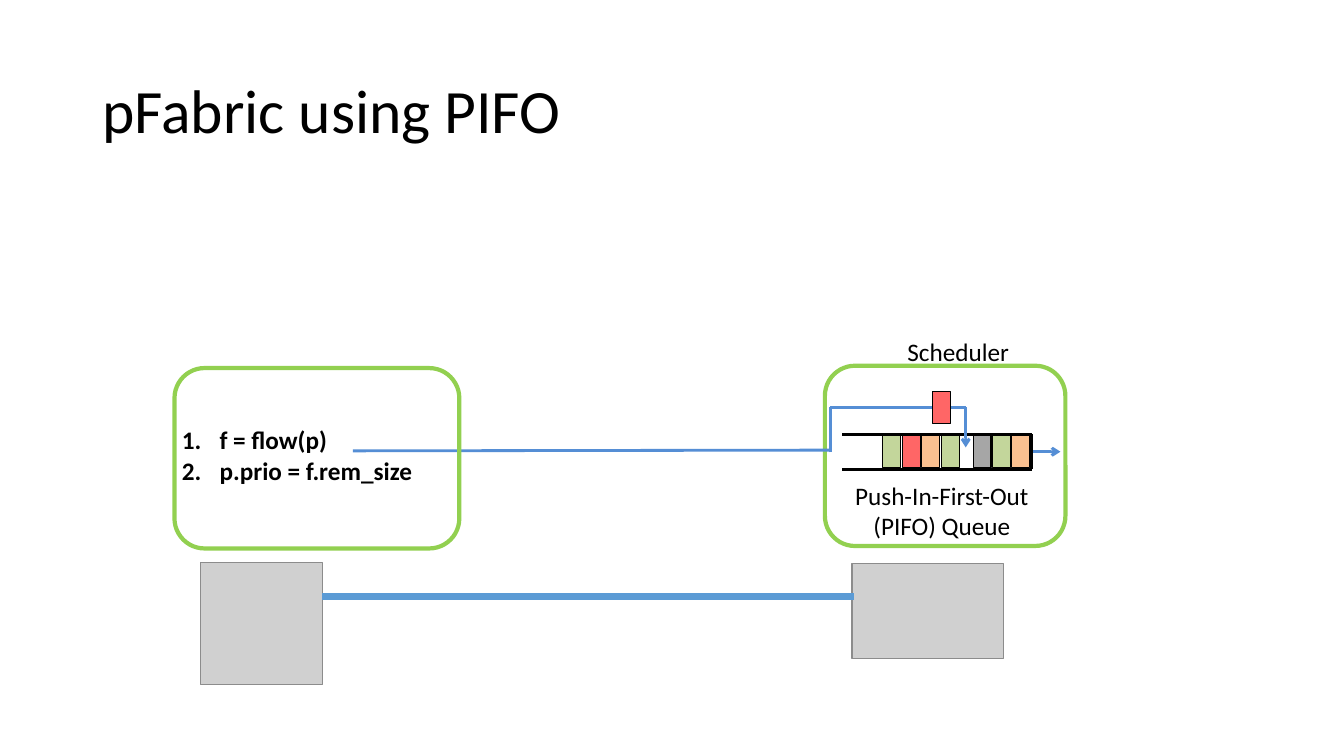
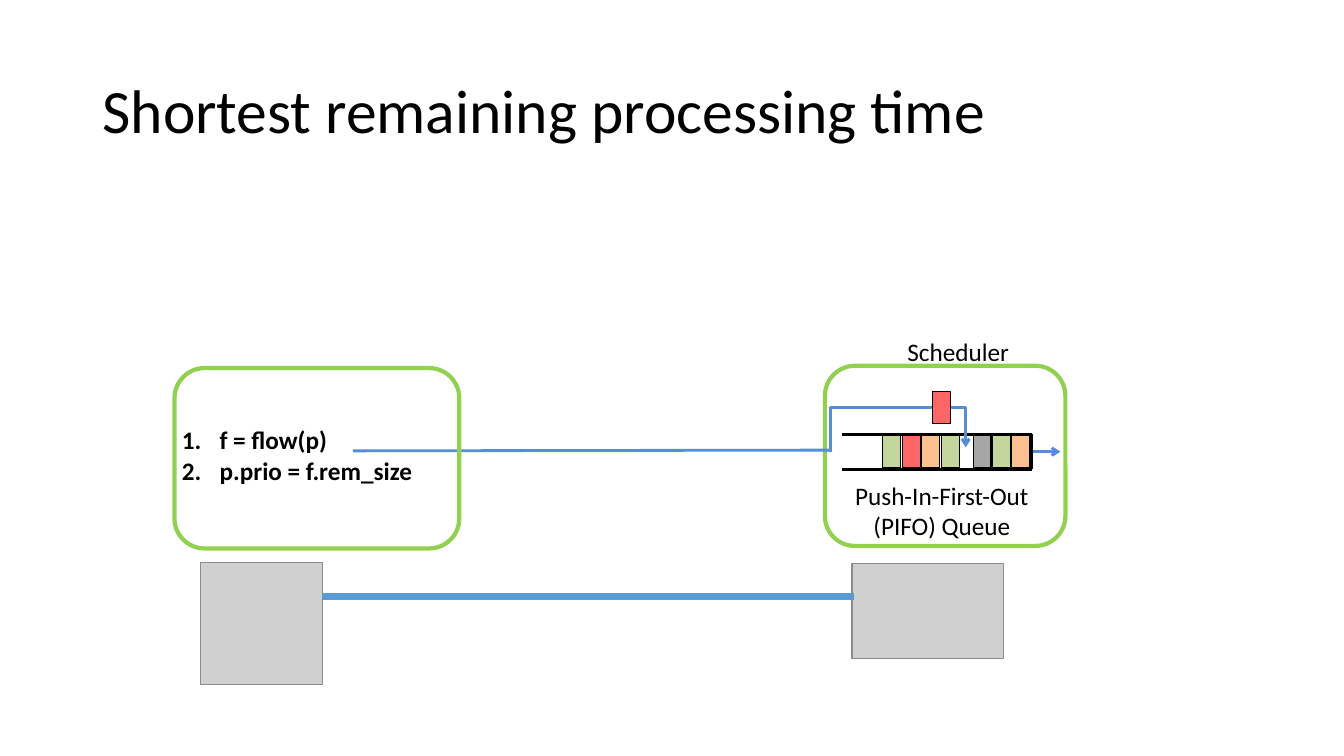
Before and after one commit to anirudhSK/pifo-domino-marple-ppts, a slide deck: slide 41 of domino_pifo.pptx. Drawn at 1344x756 pixels with LibreOffice and Linux fonts; fonts in the diff are those of the drawing; grey boxes stand for pictures. Boxes give left, top, right and bottom in pixels: in the first picture for what was removed or moved away, otherwise in the second. Text is boxed around its words. In the diff, an @@ line names an element or a change of style, - is before the commit and + after.

```diff
--- a/domino_pifo.pptx
+++ b/domino_pifo.pptx
@@ title at [102,90,985,144]: text changed @@
-pFabric using PIFO
+Shortest remaining processing time
```
Also in this commit, not shown: 2 other slides changed.
